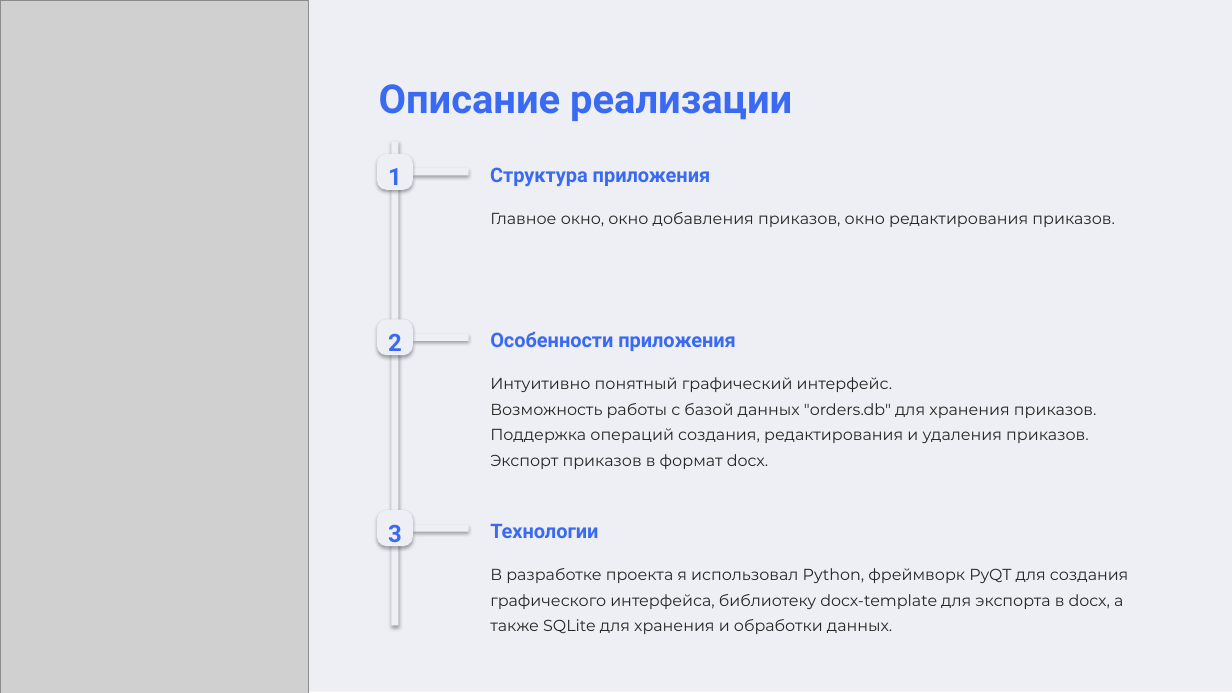
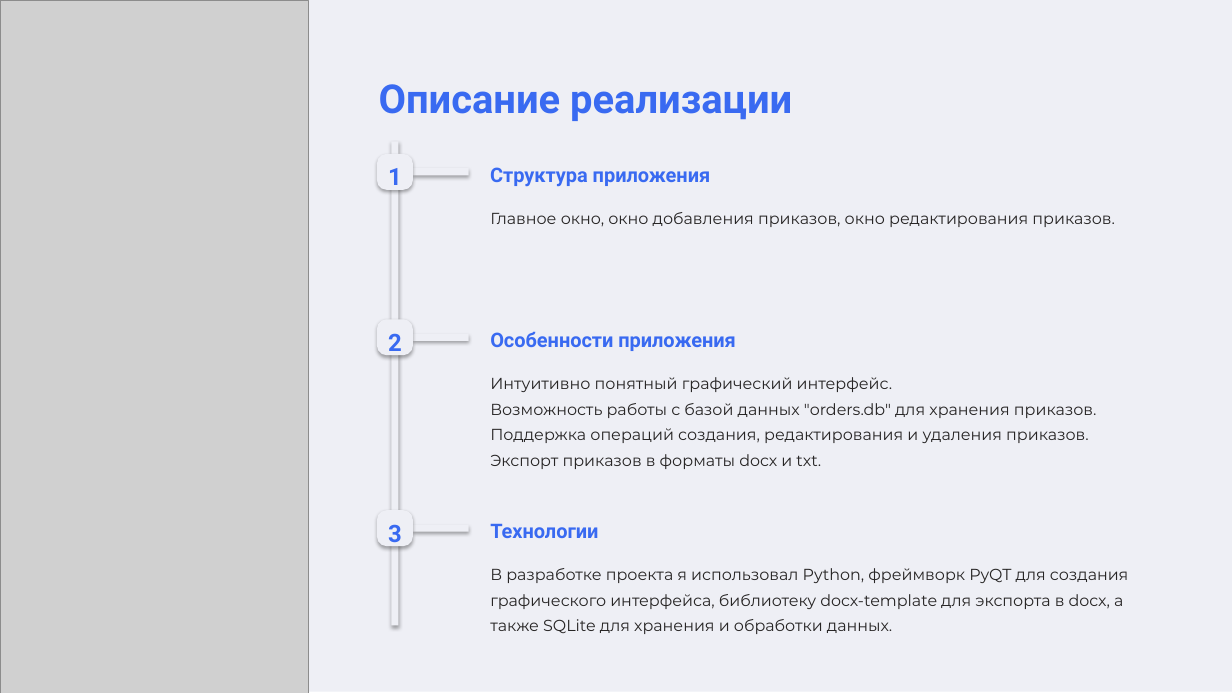
Before and after one commit to f1rsov08/BestProject, a slide deck: slide 3 of presentation.pptx. Drawn at 1232x693 pixels with LibreOffice and Linux fonts; fonts in the diff are those of the drawing; grey boxes stand for pictures. Boxes give left, top, right and bottom in pixels: in the first picture for what was removed or moved away, otherwise in the second. Text is boxed around its words. In the diff, an @@ line names an element or a change of style, - is before the commit and + after.

```diff
--- a/presentation.pptx
+++ b/presentation.pptx
@@ text at (490,454,821,469): text changed @@
-Экспорт приказов в формат docx.
+Экспорт приказов в форматы docx и txt.
```
Also in this commit, not shown: 1 other slide changed.
